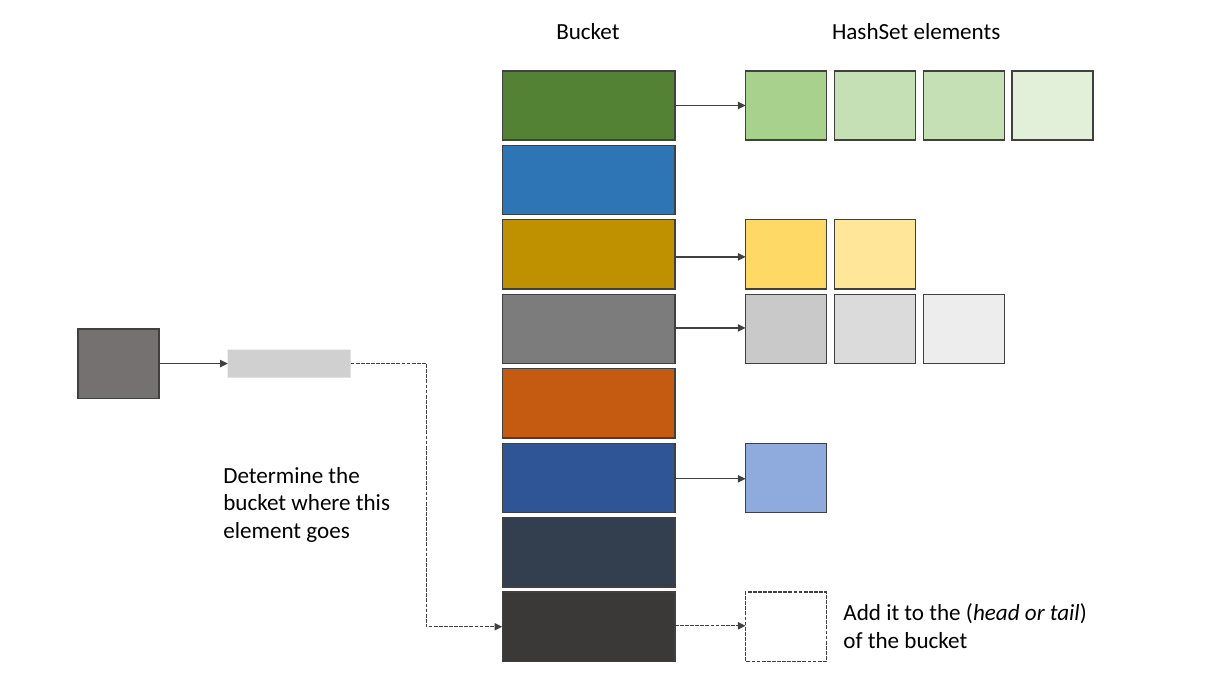
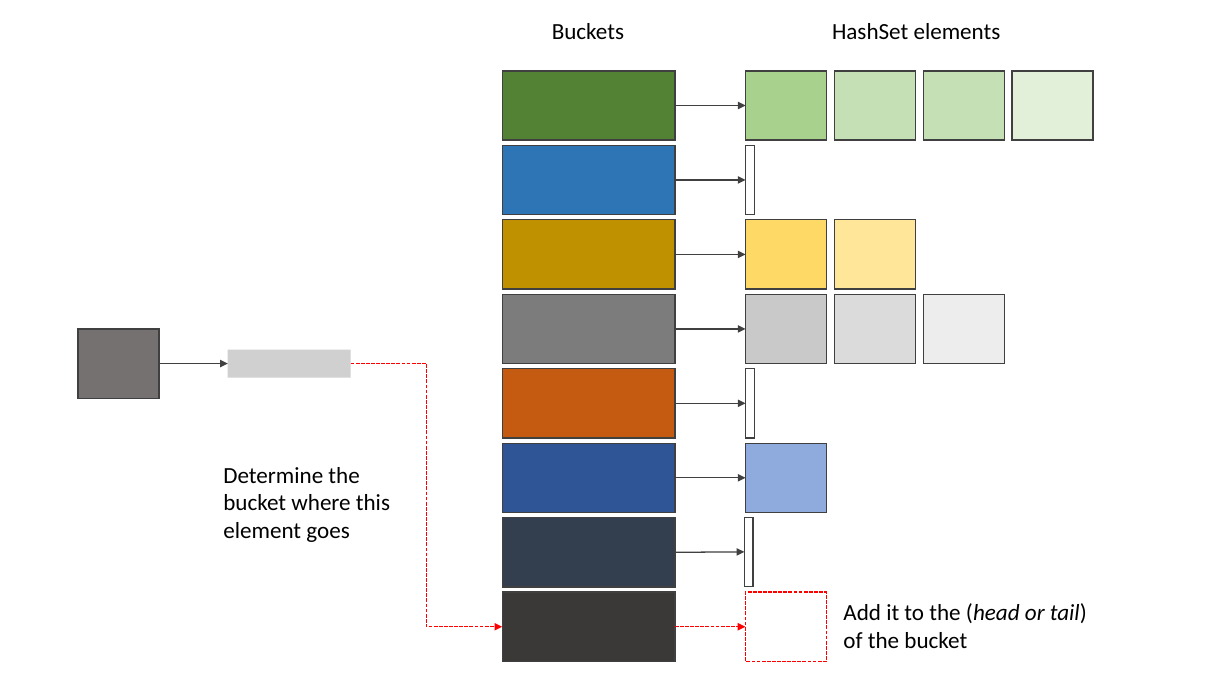
Before and after one commit to albertattard/java-boot-camp, a slide deck: slide 41 of assets/images/Images.pptx. Drawn at 1232x693 pixels with LibreOffice and Linux fonts; fonts in the diff are those of the drawing; grey boxes stand for pictures. Boxes give left, top, right and bottom in pixels: in the first picture for what was removed or moved away, otherwise in the second. Text is boxed around its words. In the diff, an @@ line names an element or a change of style, - is before the commit and + after.

```diff
--- a/assets/images/Images.pptx
+++ b/assets/images/Images.pptx
@@ text at (552, 23, 624, 39): text changed @@
-Bucket
+Buckets
@@ rectangle added at (746, 145, 754, 214), outline #404040 1 pt @@
@@ arrow added from (675, 180) to (746, 180), #404040 1 pt @@
@@ elbow arrow (351, 363) - (502, 627): stroke #404040 1 pt dashed to #FF0000 1 pt dashed @@
@@ rectangle added at (746, 369, 754, 438), outline #404040 1 pt @@
@@ arrow added from (675, 404) to (746, 404), #404040 1 pt @@
@@ rectangle added at (745, 518, 753, 587), outline #404040 1 pt @@
@@ arrow added from (675, 553) to (745, 552), #404040 1 pt @@
@@ rectangle at (746, 592, 827, 662): outline #404040 1 pt dashed to #FF0000 1 pt dashed @@
@@ arrow (675, 627) - (746, 627): stroke #404040 1 pt dashed to #FF0000 1 pt dashed @@
```
Also in this commit, not shown: 3 other slides changed, 2 slides added, 8 other files.
